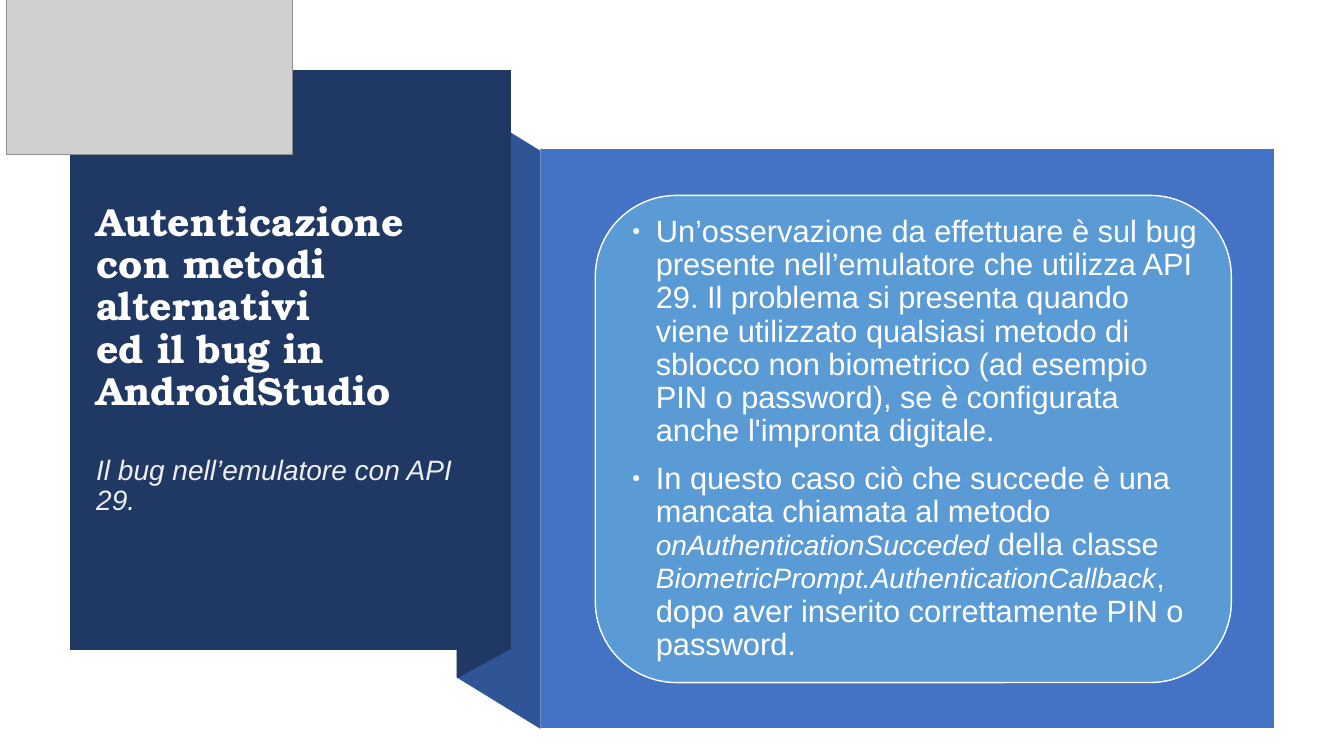
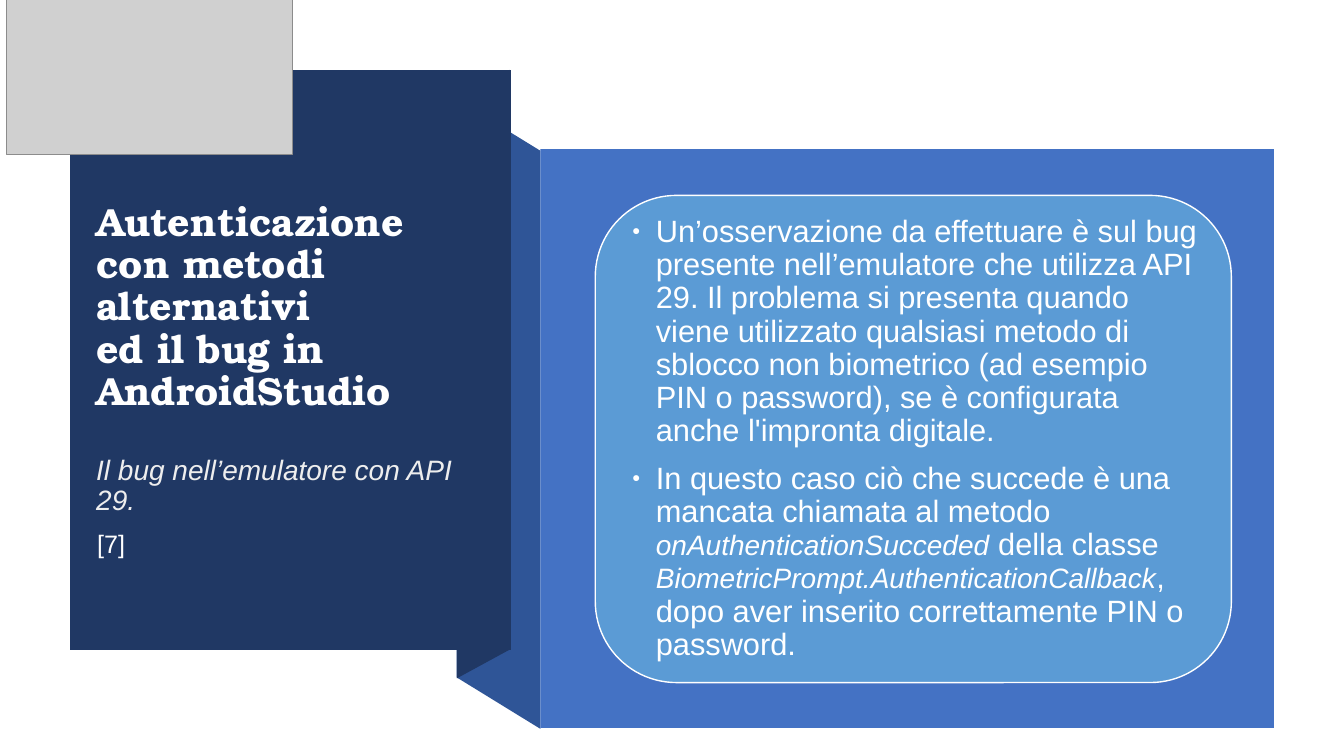
Before and after one commit to Torkin1/biometric_prompt_WALL-E, a slide deck: slide 6 of Introduzione Classi.odp. Drawn at 1344x756 pixels with LibreOffice and Linux fonts; fonts in the diff are those of the drawing; grey boxes stand for pictures. Boxes give left, top, right and bottom in pixels: in the first picture for what was removed or moved away, otherwise in the second. Text is boxed around its words. In the diff, an @@ line names an element or a change of style, - is before the commit and + after.

```diff
--- a/Introduzione Classi.odp
+++ b/Introduzione Classi.odp
@@ text added at box(97, 534, 125, 559), 18 pt, text #FFFFFF @@
+[7]
```
Also in this commit, not shown: 5 other slides changed, 4 other files.
